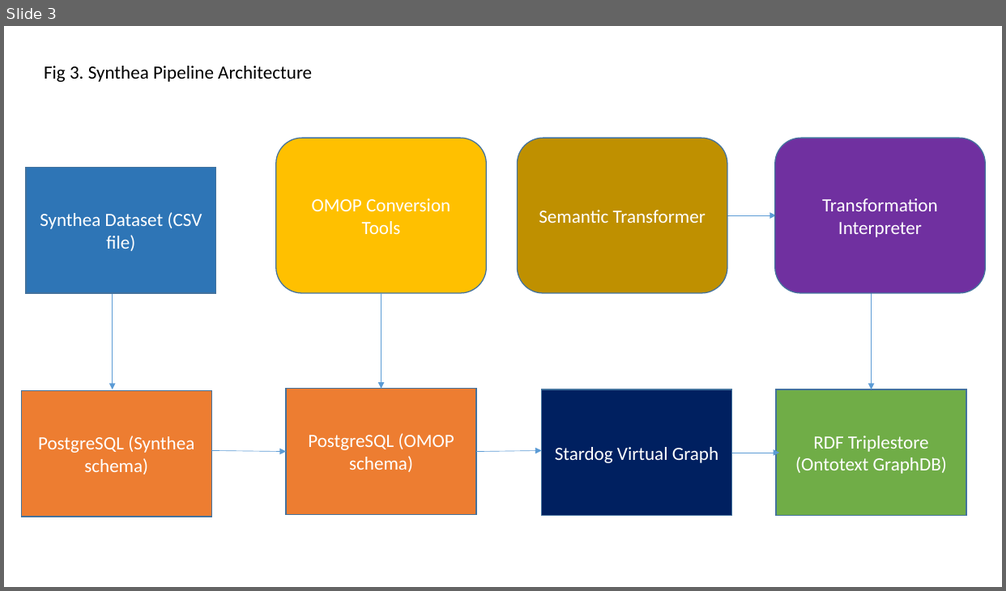
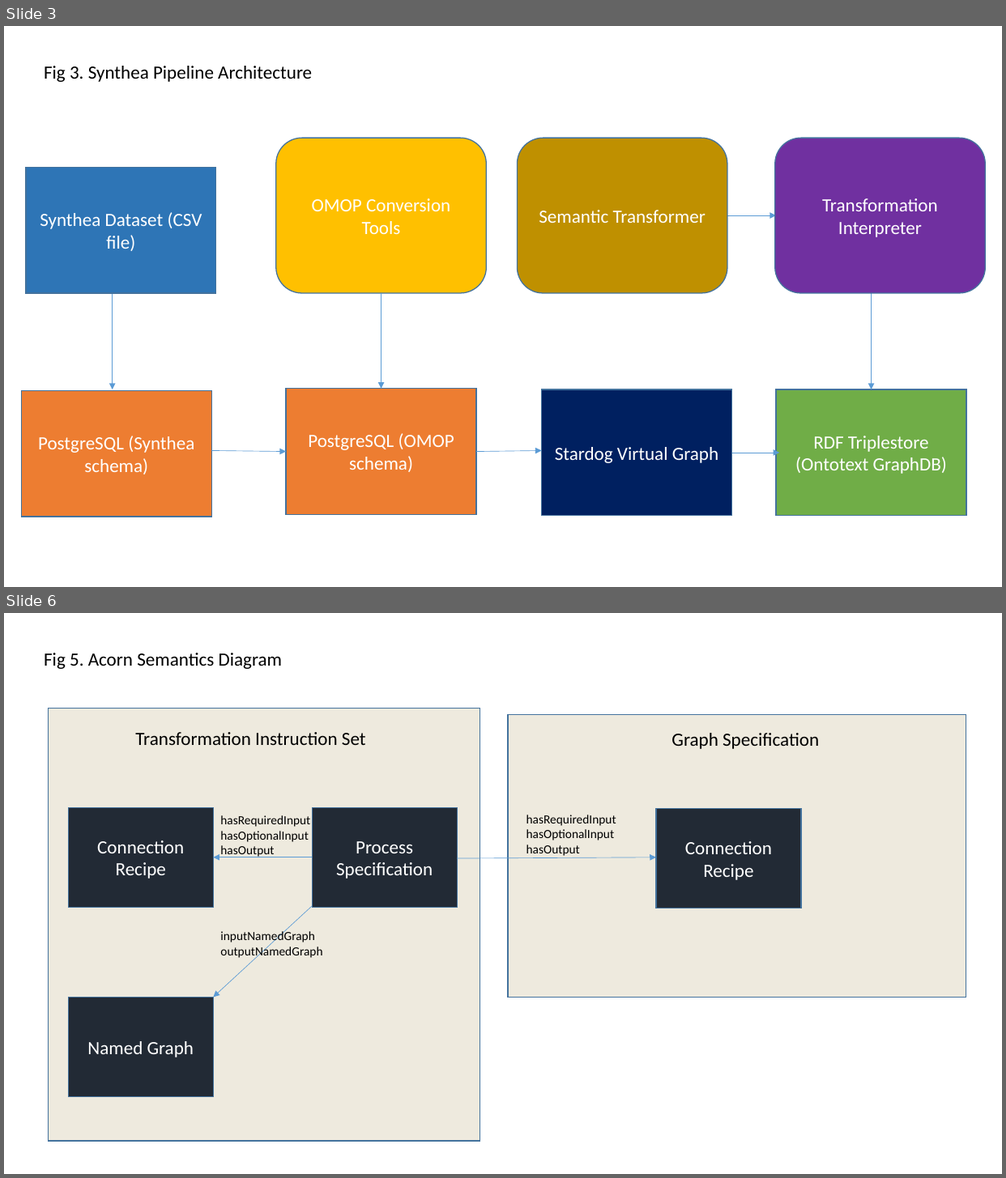
Before and after one commit to PennTURBO/semantic-engine, a slide deck: Acorn_diagrams.pptx. Shown one above the other, each under a label of ours: slide 3 before the commit, slides 3 and 6 after it; the slides between them are not shown. The pictures are 1006x591 and 1006x1178 pixels, drawn with LibreOffice and Linux fonts; fonts in the diff are those of the drawing. Boxes give left, top, right and bottom in pixels: in the first picture for what was removed or moved away, otherwise in the second. Text is boxed around its words. In the diff, an @@ line names an element or a change of style, - is before the commit and + after.

```diff
--- a/Acorn_diagrams.pptx
+++ b/Acorn_diagrams.pptx
@@ slide 6 added at (x1=4, y1=613, x2=1002, y2=1174), background #FFFFFF @@
@@ text added at (x1=44, y1=653, x2=282, y2=669), 18 pt, text #000000 @@
+Fig 5. Acorn Semantics Diagram
@@ rectangle added at (x1=49, y1=708, x2=480, y2=1142), fill #806000 at 13% opacity, outline #43739E 1 pt @@
@@ text added at (x1=135, y1=732, x2=366, y2=745), 18 pt, text #000000 @@
+Transformation Instruction Set
@@ rectangle added at (x1=508, y1=715, x2=966, y2=998), fill #806000 at 13% opacity, outline #43739E 1 pt @@
@@ text added at (x1=671, y1=733, x2=819, y2=749), 18 pt, text #000000 @@
+Graph Specification
@@ rectangle added at (x1=68, y1=807, x2=214, y2=907), fill #222A35, outline #43739E 1 pt, 18 pt, text #FFFFFF @@
+Connection Recipe
@@ text added at (x1=220, y1=815, x2=310, y2=858), 12 pt, text #000000 @@
+hasRequiredInput
+hasOptionalInput
+hasOutput
@@ rectangle added at (x1=312, y1=807, x2=457, y2=907), fill #222A35, outline #43739E 1 pt, 18 pt, text #FFFFFF @@
+Process Specification
@@ text added at (x1=526, y1=815, x2=616, y2=856), 12 pt, text #000000 @@
+hasRequiredInput
+hasOptionalInput
+hasOutput
@@ rectangle added at (x1=656, y1=809, x2=801, y2=909), fill #222A35, outline #43739E 1 pt, 18 pt, text #FFFFFF @@
+Connection Recipe
@@ arrow added from (312, 858) to (214, 858), #5B9BD5 0.5 pt @@
@@ arrow added from (457, 858) to (656, 858), #5B9BD5 0.5 pt @@
@@ arrow added from (312, 906) to (214, 997), #5B9BD5 0.5 pt @@
@@ text added at (x1=220, y1=930, x2=322, y2=960), 12 pt, text #000000 @@
+inputNamedGraph
+outputNamedGraph
@@ rectangle added at (x1=68, y1=997, x2=214, y2=1097), fill #222A35, outline #43739E 1 pt, 18 pt, text #FFFFFF @@
+Named Graph
```
Also in this commit, not shown: 2 slides changed, 2 other files.
